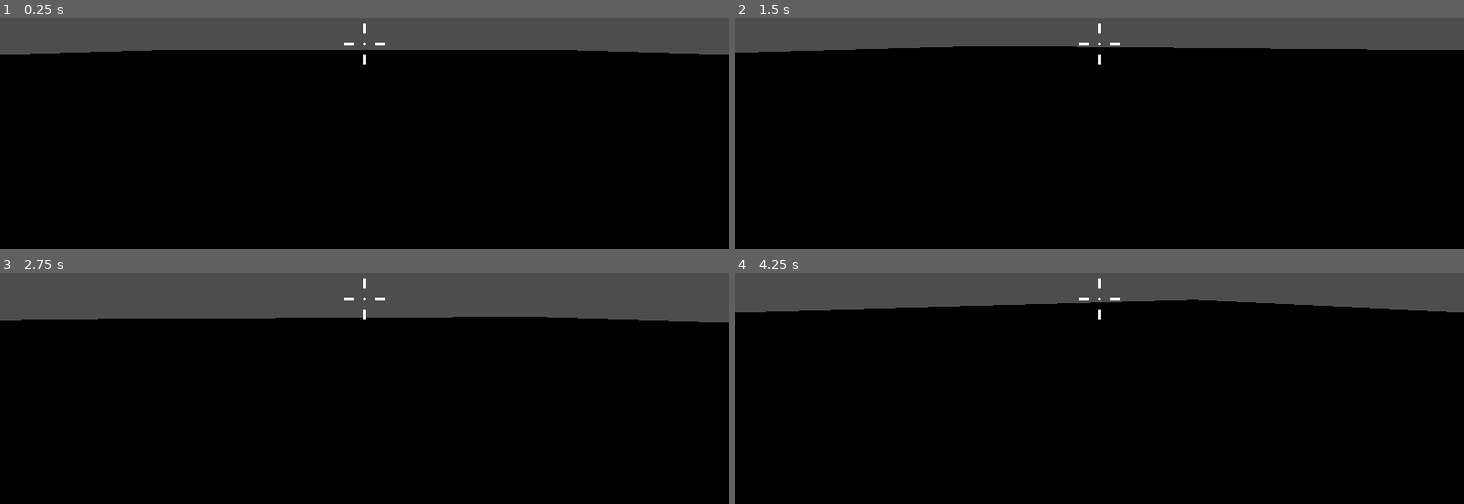
Above: before the commit, frames 1-4 (two rows, left to right).
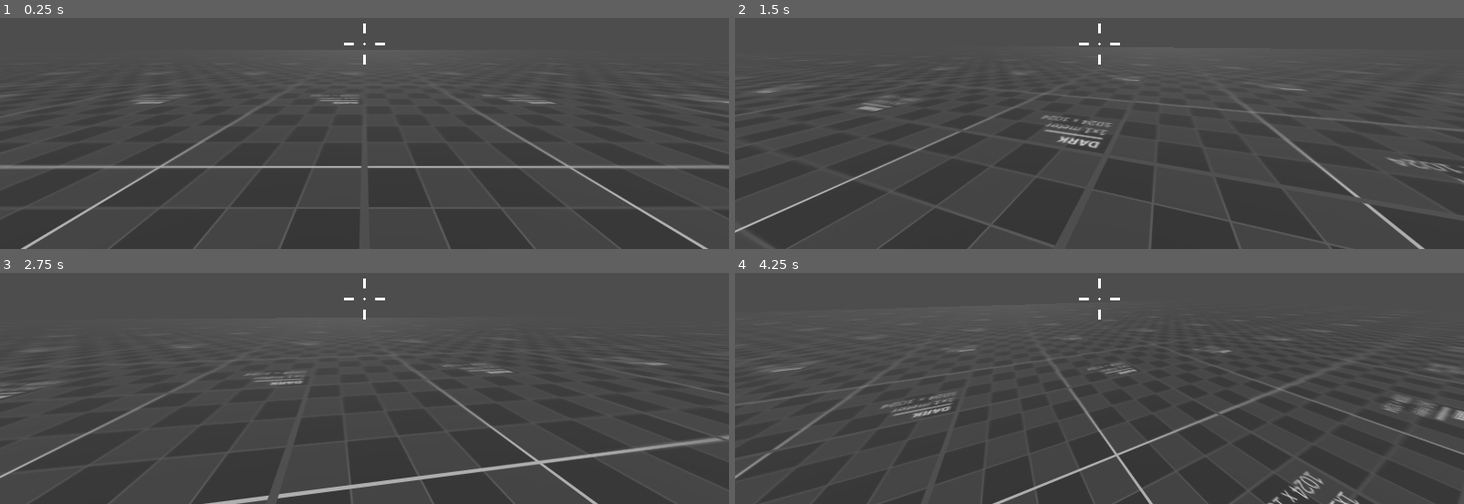
Above: after the commit, the same moments.

Repository: dairycultist/CityZoomer
Game: Godot game, scene res://level.tscn
Same seed, same stepped clock (60 frames per second), same inputs: the game is played once before the commit and once after it.
Inputs (mouse positions are in pixels of both pictures, inside the frame that each line leads up to):
- Up to frame 1 (0.25 s): no input
- Up to frame 2 (1.5 s): tap Enter at 0.5 s; move the mouse to (1135, 43) at 0.52 s; press the mouse at (1135, 43) at 0.53 s; hold W (walk_up) from 0.53 s (still down); tap Space (jump) at 0.77 s; move the mouse to (1063, 45) at 1.27 s; release the mouse at (1063, 45) at 1.28 s; click (1063, 45) at 1.35 s
- Up to frame 3 (2.75 s): keep holding W (walk_up); tap Space (jump) at 1.52 s; move the mouse to (379, 291) at 2.02 s; press the mouse at (379, 291) at 2.03 s
- Up to frame 4 (4.25 s): keep holding W (walk_up); move the mouse to (1092, 305) at 2.77 s; release the mouse at (1092, 305) at 2.78 s; click (1092, 305) at 2.85 s; tap Space (jump) at 3.02, 3.77 s; move the mouse to (1150, 303) at 3.52 s; press the mouse at (1150, 303) at 3.53 s

The runs differ from the first frame. In frame 1, 86% of the frame differs, in the area x 0-100%, y 13-100%; in frame 2, 87%, in the area x 0-100%, y 12-100%; in frame 3, 80%; in frame 4, 86%.

Commit message:
Add forward coherence

Diff:
--- a/level.tscn
+++ b/level.tscn
@@ -16,7 +16,7 @@
 [node name="Player" parent="." instance=ExtResource("1_vonw3")]
 transform = Transform3D(-1, 0, -1.50996e-07, 0, 1, 0, 1.50996e-07, 0, -1, 0, 0, 0)
 ground_accel = 30.0
-air_accel = 10.0
+air_accel = 18.0
 max_velocity = 3.0
 ground_friction = 15
 
@@ -28,3 +28,6 @@
 
 [node name="CollisionShape3D" type="CollisionShape3D" parent="StaticBody3D"]
 shape = SubResource("WorldBoundaryShape3D_5gx2l")
+
+[node name="DirectionalLight3D" type="DirectionalLight3D" parent="."]
+transform = Transform3D(1, 0, 0, 0, 0.78552216, 0.6188335, 0, -0.6188335, 0.78552216, 0, 0, 0)
--- a/player/player.gd
+++ b/player/player.gd
@@ -41,6 +41,13 @@
 	# drag (only when not frame-perfect jumping)
 	if is_on_floor() and (not Input.is_action_pressed("jump") or Input.mouse_mode == Input.MOUSE_MODE_VISIBLE):
 		velocity = lerp(velocity, Vector3.ZERO, ground_friction * delta)
+
+	# forward coherence
+	var v = Vector2(-transform.basis.z.x, -transform.basis.z.z).normalized() * Vector2(velocity.x, velocity.z).length()
+	var f = max(v.length() - max_velocity, 0) * 0.05
+	print(f)
+	velocity.x = lerp(velocity.x, v.x, f)
+	velocity.z = lerp(velocity.z, v.y, f)
 
 	# movement
 	if Input.mouse_mode == Input.MOUSE_MODE_CAPTURED:
